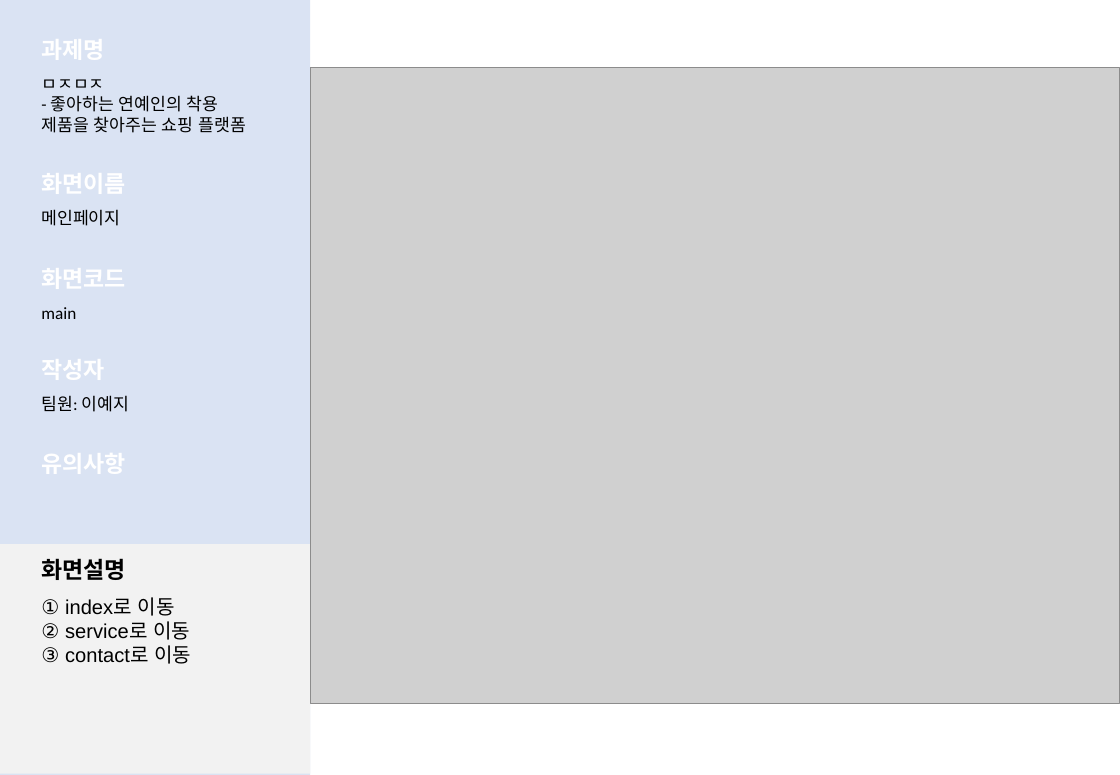
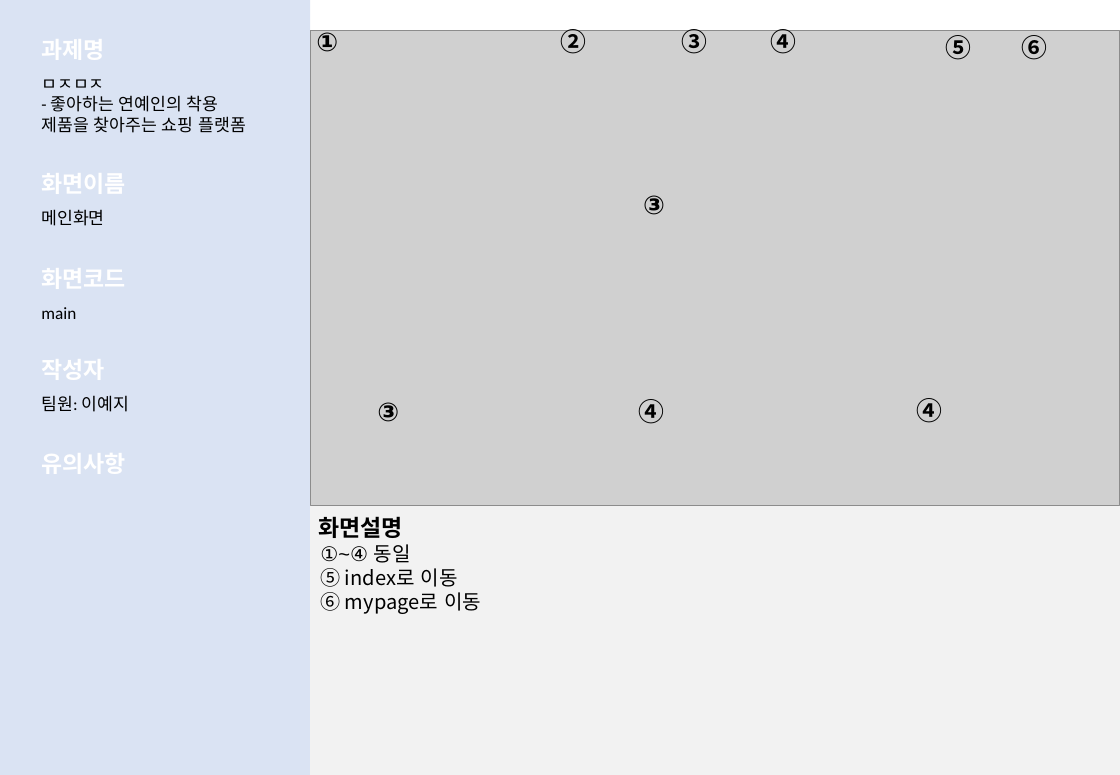
Before and after one commit to LeticiaKang/Project_Idol-Fandom-WebPlaform, a slide deck: slide 5 of 1. 산출문서/화면설계서(실전)/화면설계서_서식(1조. HappyVirus) (실전).pptx (slide 7 before the commit). Drawn at 1120x775 pixels with LibreOffice and Linux fonts; fonts in the diff are those of the drawing; grey boxes stand for pictures. Boxes give left, top, right and bottom in pixels: in the first picture for what was removed or moved away, otherwise in the second. Text is boxed around its words. In the diff, an @@ line names an element or a change of style, - is before the commit and + after.

Commit message:
산출문서 수정
- 화면설계서
- 데이터베이스 요구사항 분석서

```diff
--- a/1. 산출문서/화면설계서(실전)/화면설계서_서식(1조. HappyVirus) (실전).pptx
+++ b/1. 산출문서/화면설계서(실전)/화면설계서_서식(1조. HappyVirus) (실전).pptx
@@ text added at [560, 25, 586, 54], 18 pt, text #000000, bold @@
+②
@@ text added at [682, 25, 708, 54], 18 pt, text #000000, bold @@
+③
@@ text added at [770, 25, 796, 54], 18 pt, text #000000, bold @@
+④
@@ picture: place and size @@
-picture at [310, 68, 1120, 704]
+picture at [310, 31, 1120, 506]
@@ text added at [316, 32, 338, 52], 18 pt, text #000000, bold @@
+①
@@ text added at [946, 30, 972, 60], 18 pt, text #000000, bold @@
+⑤
@@ text added at [1022, 30, 1048, 60], 18 pt, text #000000, bold @@
+⑥
@@ text at [41, 209, 104, 226]: text changed @@
-메인페이지
+메인화면
@@ text added at [643, 195, 665, 215], 18 pt, text #000000, bold @@
+③
@@ text added at [377, 402, 399, 422], 18 pt, text #000000, bold @@
+③
@@ text added at [639, 399, 665, 424], 18 pt, text #000000, bold @@
+④
@@ text added at [917, 398, 943, 423], 18 pt, text #000000, bold @@
+④
@@ text "화면설명": place and size @@
-text "화면설명" at [41, 558, 125, 580]
+text "화면설명" at [318, 516, 402, 538]
@@ rectangle: place and size @@
-rectangle at [0, 545, 310, 775]
+rectangle at [310, 506, 1120, 775]
@@ text at [320, 544, 481, 614]: text changed; font Arial to Noto Sans CJK KR @@
-① index로 이동
-② service로 이동
-③ contact로 이동
+①~④ 동일
+⑤ index로 이동
+⑥ mypage로 이동
```
Also in this commit, not shown: 15 other slides changed, 2 slides added, 1 other file.
